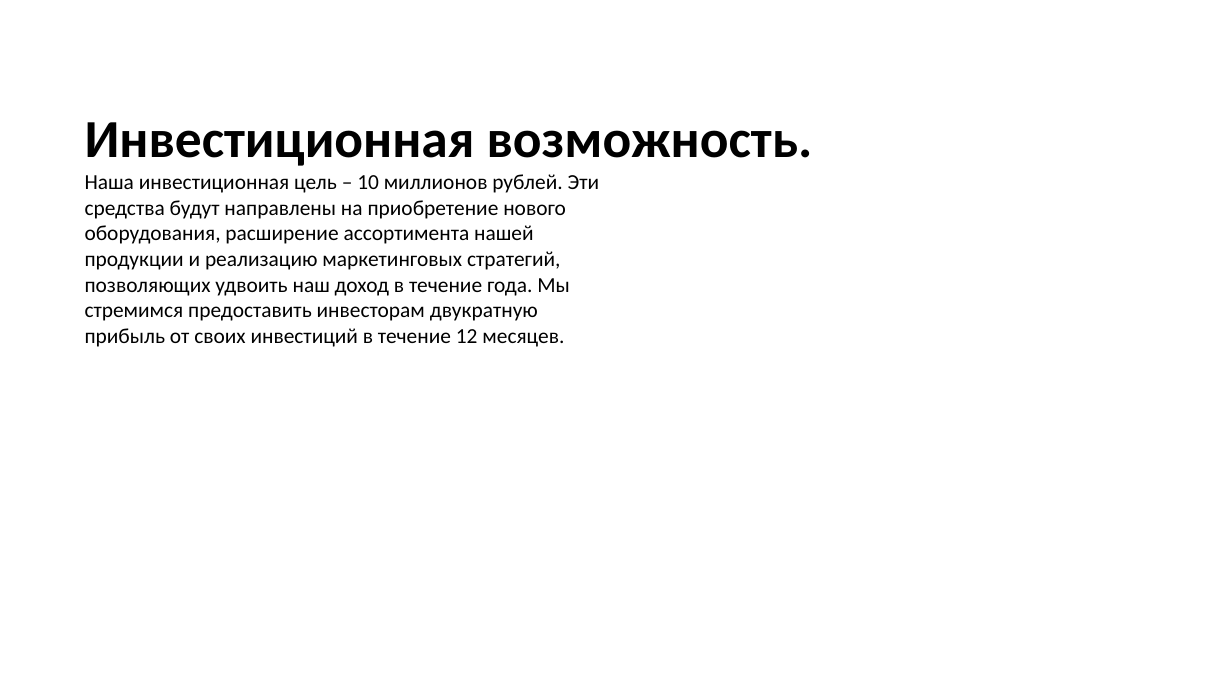
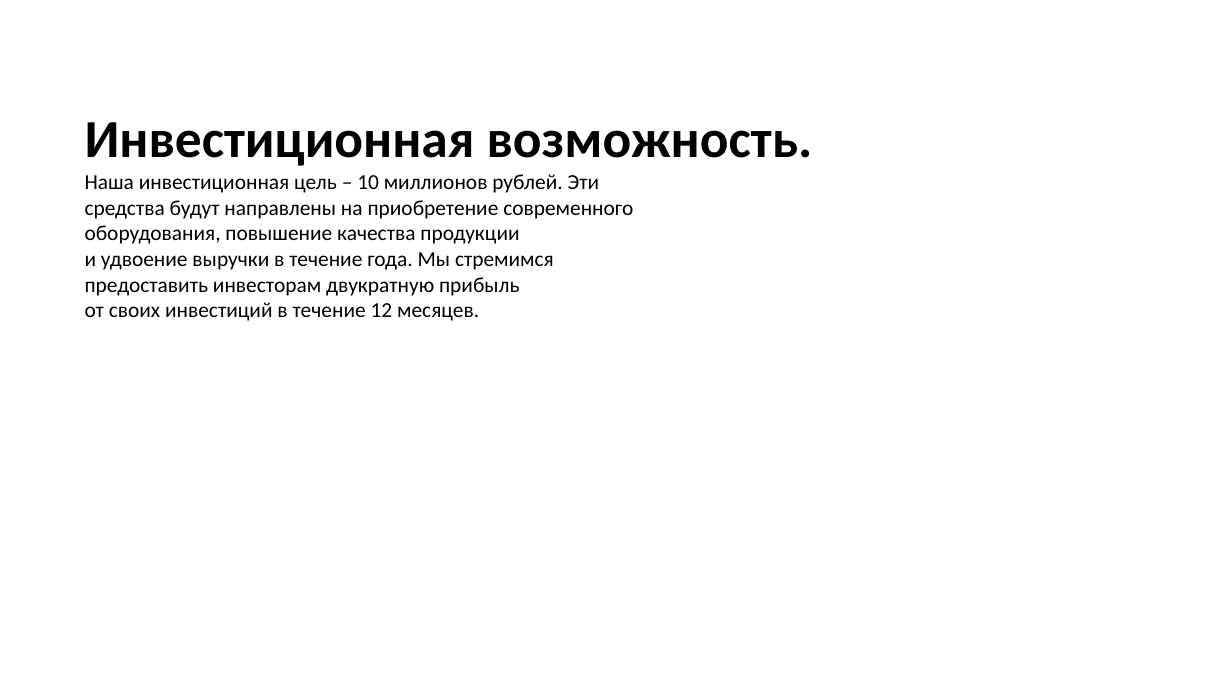
Before and after one commit to danila-zol/simpleslides, a slide deck: slide 9 of gen/test2.pptx (slide 8 before the commit). Drawn at 1232x693 pixels with LibreOffice and Linux fonts; fonts in the diff are those of the drawing. Boxes give left, top, right and bottom in pixels: in the first picture for what was removed or moved away, otherwise in the second. Text is boxed around its words. In the diff, an @@ line names an element or a change of style, - is before the commit and + after.

```diff
--- a/gen/test2.pptx
+++ b/gen/test2.pptx
@@ text at [85,174,633,321]: text changed @@
-Наша инвестиционная цель – 10 миллионов рублей. Эти
-средства будут направлены на приобретение нового
-оборудования, расширение ассортимента нашей
-продукции и реализацию маркетинговых стратегий,
-позволяющих удвоить наш доход в течение года. Мы
-стремимся предоставить инвесторам двукратную
-прибыль от своих инвестиций в течение 12 месяцев.
+Наша инвестиционная цель – 10 миллионов рублей. Эти
+средства будут направлены на приобретение современного
+оборудования, повышение качества продукции
+и удвоение выручки в течение года. Мы стремимся
+предоставить инвесторам двукратную прибыль
+от своих инвестиций в течение 12 месяцев.
```
Also in this commit, not shown: 8 other slides changed, 2 slides added, 1 slide removed, 3 other files.
